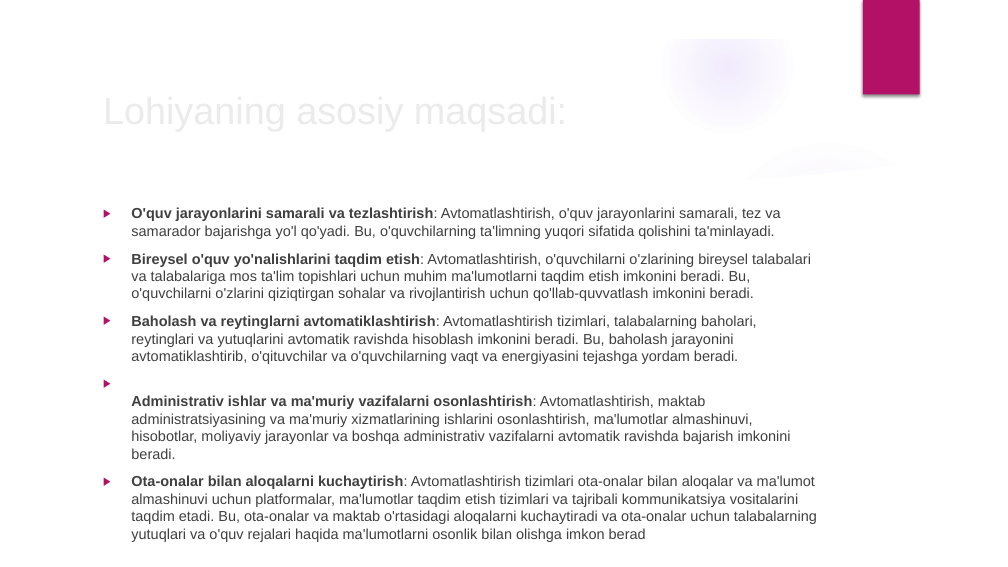
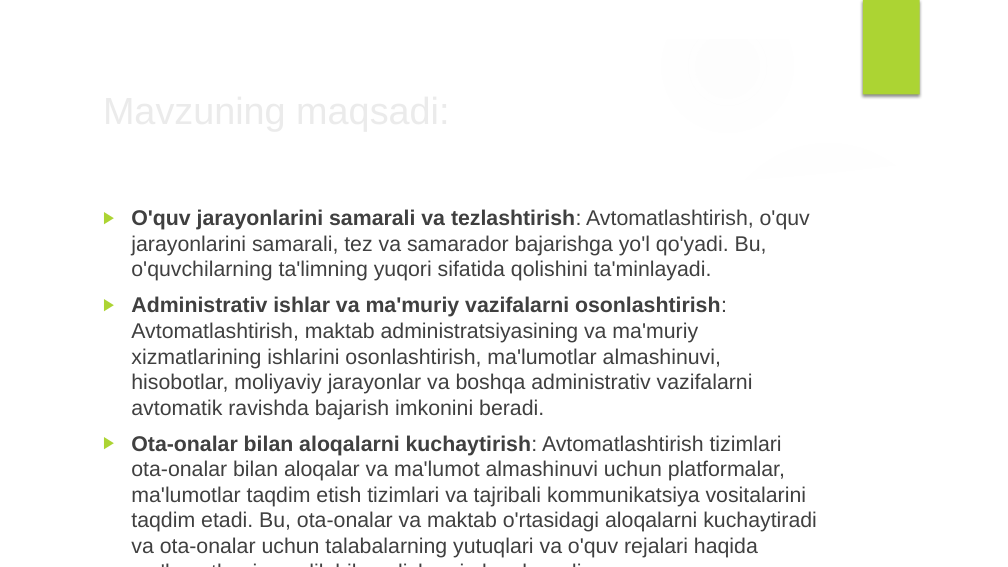
Before and after one commit to azizbek-yunusov/46-maktab_full-stack, a slide deck: slide 3 of BMI_taqdimod-v1.pptx. Drawn at 1008x567 pixels with LibreOffice and Linux fonts; fonts in the diff are those of the drawing; background and template pictures are left out. Boxes give left, top, right and bottom in pixels: in the first picture for what was removed or moved away, otherwise in the second. Text is boxed around its words. In the diff, an @@ line names an element or a change of style, - is before the commit and + after.

```diff
--- a/BMI_taqdimod-v1.pptx
+++ b/BMI_taqdimod-v1.pptx
@@ fill gradient #9B6BF2 to gradient #F7F7F7 in 5 elements at [0,221,346,567], [0,240,195,435], [712,485,793,567], [712,138,944,371], [662,0,794,132] @@
@@ rectangle at [863,0,920,95]: fill #B31166 to #ACD433 @@
@@ title at [95,80,820,138]: text changed @@
-Lohiyaning asosiy maqsadi:
+Mavzuning maqsadi:
@@ text at [131,209,810,420]: size 13.8 to 20.3 pt in "O'quv jarayonlarini samarali va tezlashtirish: Avtomatlashti ...", "Administrativ ishlar va ma'muriy vazifalarni osonlashtirish: ..."; bullet colour #B31166 to #ACD433 @@
@@ text at [131,253,811,364]: paragraphs removed @@
-▶ Bireysel o'quv yo'nalishlarini taqdim etish: Avtomatlashtirish, o'quvchilarni o'zlarining bireysel talabalari va talabalariga mos ta'lim topishlari uchun muhim ma'lumotlarni taqdim etish imkonini beradi. Bu, o'quvchilarni o'zlarini qiziqtirgan sohalar va rivojlantirish uchun qo'llab-quvvatlash imkonini beradi.
-▶ Baholash va reytinglarni avtomatiklashtirish: Avtomatlashtirish tizimlari, talabalarning baholari, reytinglari va yutuqlarini avtomatik ravishda hisoblash imkonini beradi. Bu, baholash jarayonini avtomatiklashtirib, o'qituvchilar va o'quvchilarning vaqt va energiyasini tejashga yordam beradi.
@@ text at [131,435,817,558]: text changed; size 13.8 to 20.3 pt @@
-▶ Ota-onalar bilan aloqalarni kuchaytirish: Avtomatlashtirish tizimlari ota-onalar bilan aloqalar va ma'lumot almashinuvi uchun platformalar, ma'lumotlar taqdim etish tizimlari va tajribali kommunikatsiya vositalarini taqdim etadi. Bu, ota-onalar va maktab o'rtasidagi aloqalarni kuchaytiradi va ota-onalar uchun talabalarning yutuqlari va o'quv rejalari haqida ma'lumotlarni osonlik bilan olishga imkon berad
+▶ Ota-onalar bilan aloqalarni kuchaytirish: Avtomatlashtirish tizimlari ota-onalar bilan aloqalar va ma'lumot almashinuvi uchun platformalar, ma'lumotlar taqdim etish tizimlari va tajribali kommunikatsiya vositalarini taqdim etadi. Bu, ota-onalar va maktab o'rtasidagi aloqalarni kuchaytiradi va ota-onalar uchun talabalarning yutuqlari va o'quv rejalari haqida ma'lumotlarni osonlik bilan olishga imkon beradi
```
Also in this commit, not shown: 2 other slides changed, 7 slides added, 4 slides removed, 38 other files.
